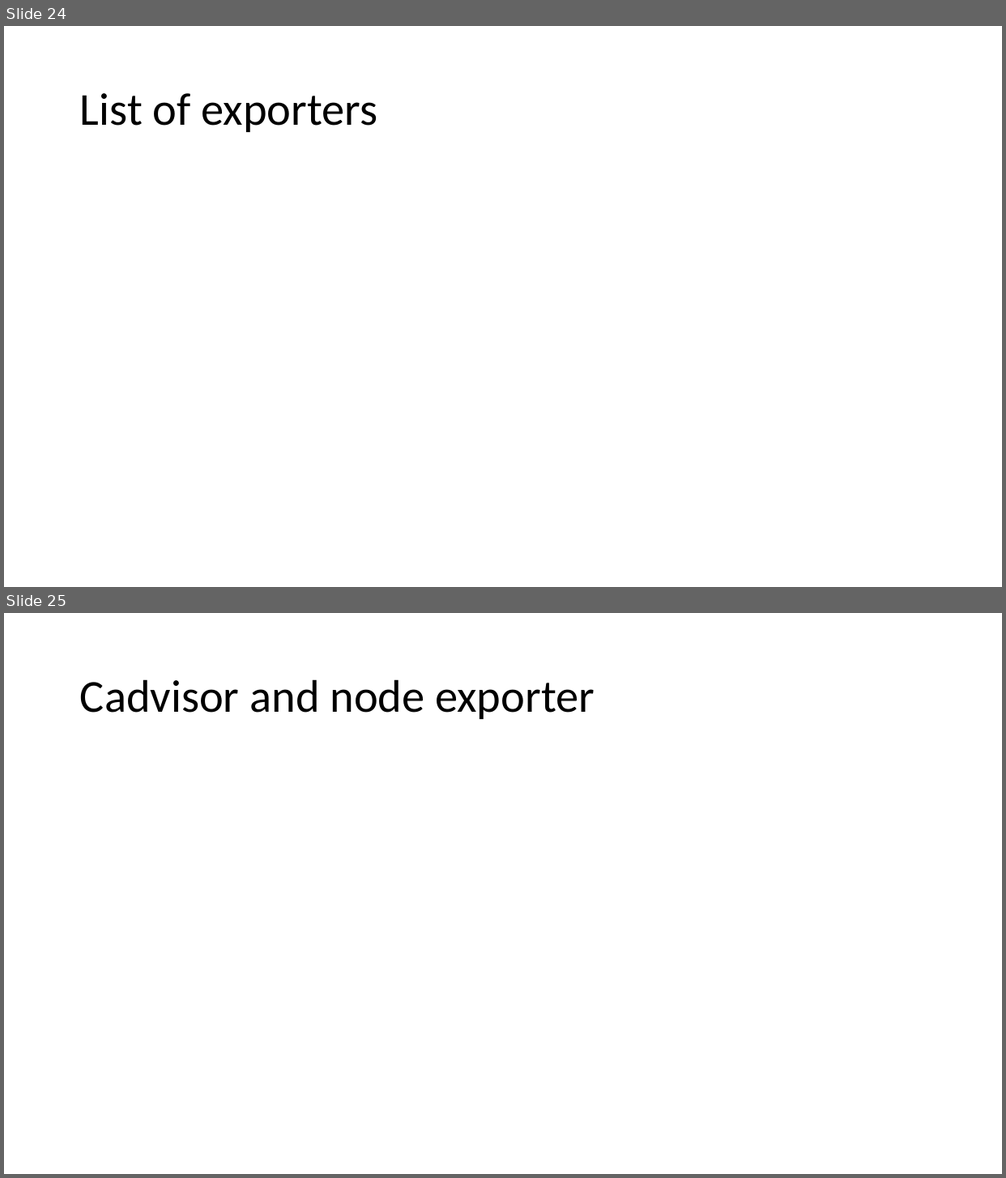
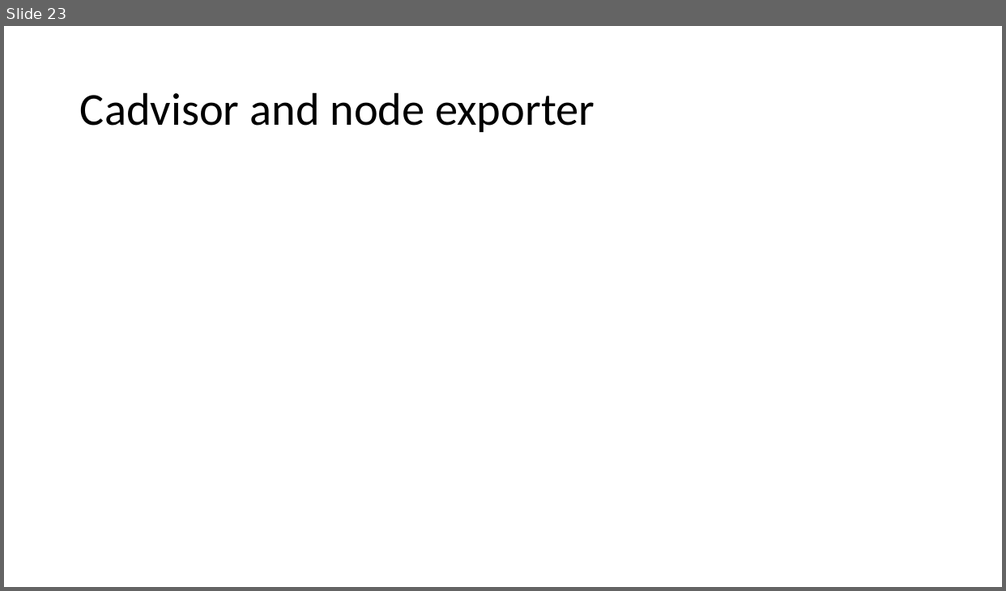
Before and after one commit to jruizx/dotnet-bcn, a slide deck: .net core bcn user group.pptx. Shown one above the other, each under a label of ours: slides 24 and 25 before the commit, slide 23 after it. The pictures are 1006x1178 and 1006x591 pixels, drawn with LibreOffice and Linux fonts; fonts in the diff are those of the drawing. Boxes give left, top, right and bottom in pixels: in the first picture for what was removed or moved away, otherwise in the second. Text is boxed around its words. In the diff, an @@ line names an element or a change of style, - is before the commit and + after.

```diff
--- a/.net core bcn user group.pptx
+++ b/.net core bcn user group.pptx
@@ slide 24 removed at [4,26,1002,587], background #FFFFFF @@
@@ title removed at [80,93,377,132] @@
-List of exporters
@@ what was slide 25 is now slide 23 @@
```
Also in this commit, not shown: 2 slides added, 4 other slides removed.
